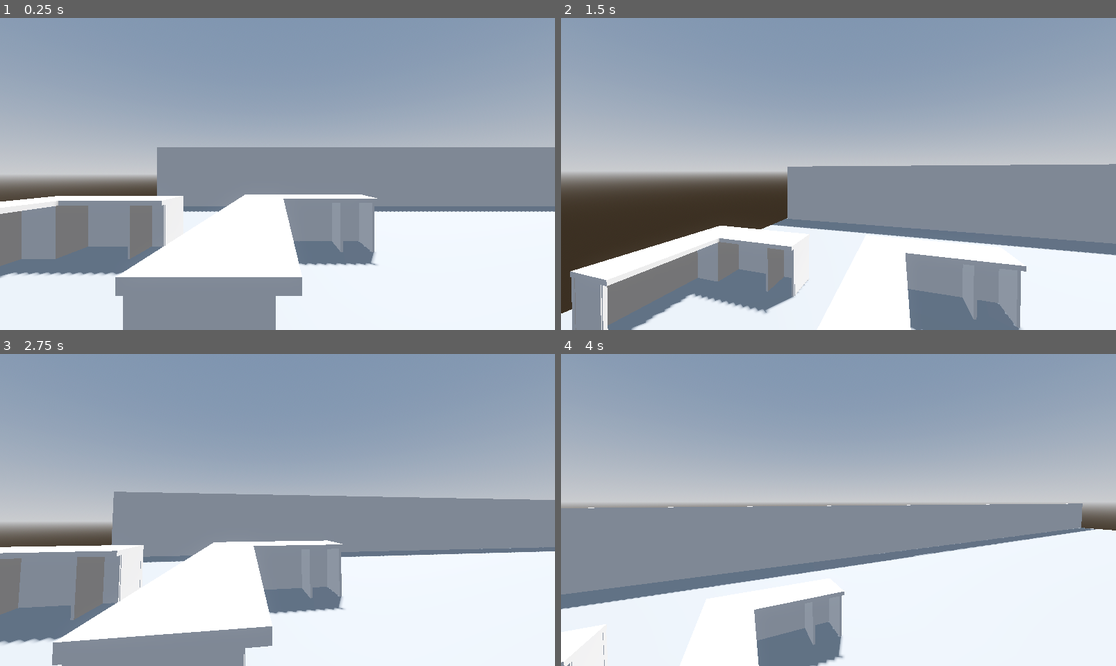
Above: before the commit, frames 1-4 (two rows, left to right).
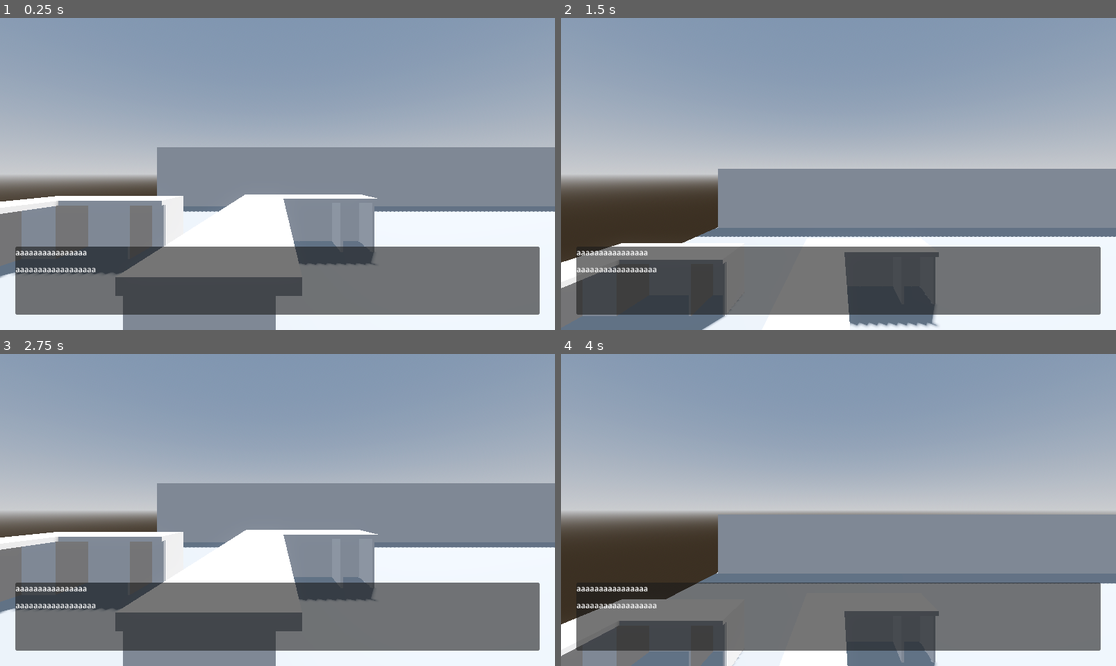
Above: after the commit, the same moments.

Repository: AndyIsFine160/GameJamEntry_Brackeys2026
Game: Godot game, scene res://Scenes/main_level.tscn
Same seed, same stepped clock (60 frames per second), same inputs: the game is played once before the commit and once after it.
Inputs (mouse positions are in pixels of both pictures, inside the frame that each line leads up to):
- Up to frame 1 (0.25 s): no input
- Up to frame 2 (1.5 s): tap Enter at 0.5 s; move the mouse to (866, 174) at 0.52 s; click (866, 174) at 0.67 s; tap Space at 1.25 s; move the mouse to (810, 174) at 1.27 s; click (810, 174) at 1.42 s
- Up to frame 3 (2.75 s): move the mouse to (288, 503) at 2.02 s; click (288, 503) at 2.17 s
- Up to frame 4 (4 s): tap Enter at 2.75 s; move the mouse to (832, 516) at 2.77 s; click (832, 516) at 2.92 s; tap Space at 3.5 s; move the mouse to (877, 513) at 3.52 s; click (877, 513) at 3.67 s

The runs differ from the first frame. In frame 1, 21% of the frame differs, in the area x 2-98%, y 73-96%; in frame 2, 28%; in frame 3, 32%; in frame 4, 40%, in the area x 0-100%, y 47-100%.
Error after the commit: Invalid call. Nonexistent function 'next' in base 'Nil'. (res://Dialogue_System/ui.gd:16)

Commit message:
Base Dialogue System

Diff:
--- /dev/null
+++ b/Dialogue_System/Dialogue_Test_Scene.tscn
@@ -0,0 +1,18 @@
+[gd_scene format=3 uid="uid://b3yihgbuj7e7p"]
+
+[ext_resource type="Script" uid="uid://dw1mkaoqijjrn" path="res://Dialogue_System/dialogue_test_scene.gd" id="1_pbw7q"]
+[ext_resource type="PackedScene" uid="uid://dmpqawvo4bc3k" path="res://Dialogue_System/UI.tscn" id="2_cs31x"]
+[ext_resource type="Resource" uid="uid://dxnwsmvbr3kbs" path="res://Dialogue_System/alinus_test_dialogue.tres" id="3_cs31x"]
+
+[node name="DialogueTestScene" type="Control" unique_id=863510485]
+layout_mode = 3
+anchors_preset = 15
+anchor_right = 1.0
+anchor_bottom = 1.0
+grow_horizontal = 2
+grow_vertical = 2
+script = ExtResource("1_pbw7q")
+dg = ExtResource("3_cs31x")
+
+[node name="Ui" parent="." unique_id=139771353 instance=ExtResource("2_cs31x")]
+layout_mode = 1
--- /dev/null
+++ b/Dialogue_System/UI.tscn
@@ -0,0 +1,44 @@
+[gd_scene format=3 uid="uid://dmpqawvo4bc3k"]
+
+[ext_resource type="Script" uid="uid://boc61fxiwpxrj" path="res://Dialogue_System/ui.gd" id="1_07dl5"]
+
+[node name="Ui" type="Control" unique_id=139771353]
+layout_mode = 3
+anchors_preset = 15
+anchor_right = 1.0
+anchor_bottom = 1.0
+grow_horizontal = 2
+grow_vertical = 2
+script = ExtResource("1_07dl5")
+
+[node name="Panel" type="Panel" parent="." unique_id=548712322]
+layout_mode = 1
+anchors_preset = -1
+anchor_top = 1.0
+anchor_right = 1.0
+anchor_bottom = 1.0
+offset_left = 32.0
+offset_top = -173.0
+offset_right = -32.0
+offset_bottom = -32.0
+grow_horizontal = 2
+grow_vertical = 0
+
+[node name="Dialogue" type="VSplitContainer" parent="Panel" unique_id=713939920]
+layout_mode = 1
+anchors_preset = 15
+anchor_right = 1.0
+anchor_bottom = 1.0
+grow_horizontal = 2
+grow_vertical = 2
+dragging_enabled = false
+
+[node name="Name" type="RichTextLabel" parent="Panel/Dialogue" unique_id=143423105]
+layout_mode = 2
+text = "aaaaaaaaaaaaaaaa"
+fit_content = true
+
+[node name="Text" type="RichTextLabel" parent="Panel/Dialogue" unique_id=1099329024]
+layout_mode = 2
+text = "aaaaaaaaaaaaaaaaaa"
+fit_content = true
--- /dev/null
+++ b/Dialogue_System/alinus_test_dialogue.tres
@@ -0,0 +1,27 @@
+[gd_resource type="Resource" script_class="Dialogue" format=3 uid="uid://dxnwsmvbr3kbs"]
+
+[ext_resource type="Script" uid="uid://b3mnv4pljudrt" path="res://Dialogue_System/dialogue.gd" id="1_awbkk"]
+[ext_resource type="Script" uid="uid://bw6pub8fdcttc" path="res://Dialogue_System/pair.gd" id="1_ceu8o"]
+
+[sub_resource type="Resource" id="Resource_bka12"]
+script = ExtResource("1_ceu8o")
+name = "Alinus"
+text = "So yeah"
+metadata/_custom_type_script = "uid://bw6pub8fdcttc"
+
+[sub_resource type="Resource" id="Resource_8em86"]
+script = ExtResource("1_ceu8o")
+name = "Alinus"
+text = "This is"
+metadata/_custom_type_script = "uid://bw6pub8fdcttc"
+
+[sub_resource type="Resource" id="Resource_xt8p1"]
+script = ExtResource("1_ceu8o")
+name = "Alinus"
+text = "The Dialogue System"
+metadata/_custom_type_script = "uid://bw6pub8fdcttc"
+
+[resource]
+script = ExtResource("1_awbkk")
+content = Array[ExtResource("1_ceu8o")]([SubResource("Resource_bka12"), SubResource("Resource_8em86"), SubResource("Resource_xt8p1")])
+metadata/_custom_type_script = "uid://b3mnv4pljudrt"
--- /dev/null
+++ b/Dialogue_System/dialogue.gd
@@ -0,0 +1,20 @@
+extends Resource
+class_name Dialogue
+# class Dialogue:
+
+var name: String
+var text: String
+@export var index: int
+signal dialogue_finished
+
+@export var content: Array[Pair]
+
+func next():
+    index += 1
+    if index >= len(content):
+        dialogue_finished.emit()
+        index = 0
+        return
+
+    name = content[index].name
+    text = content[index].text
--- /dev/null
+++ b/Dialogue_System/dialogue_test_scene.gd
@@ -0,0 +1,7 @@
+extends Control
+
+@export var dg : Dialogue
+
+func _ready():
+    var ui : UI = get_node("Ui")
+    ui.start(dg)
--- /dev/null
+++ b/Dialogue_System/pair.gd
@@ -0,0 +1,4 @@
+extends Resource
+class_name Pair
+@export var name: String
+@export var text: String
--- /dev/null
+++ b/Dialogue_System/ui.gd
@@ -0,0 +1,32 @@
+extends Control
+class_name UI
+@export var dialogue : Dialogue
+
+func say(dg : Dialogue) -> void:
+    get_node("Panel/Dialogue/Name").text = dg.name;
+    get_node("Panel/Dialogue/Text").text = dg.text;
+    print(dg.name)
+    print(dg.text)
+
+
+func _input(event) -> void:
+    if visible:
+        if event is InputEventMouseButton:
+            if event.button_index == MOUSE_BUTTON_LEFT and event.pressed:
+                dialogue.next()
+                say(dialogue)
+
+func on_dialogue_finished():
+    hide()
+    pass
+
+func set_dialogue(dg : Dialogue) -> void:
+    dg.dialogue_finished.connect(on_dialogue_finished)
+    dialogue = dg
+    dg.index = -1
+
+## Call this to start a dialogue.
+## Accepts the custom dialogue resource
+func start(dg : Dialogue):
+    set_dialogue(dg)
+    show()
--- a/Scenes/main_level.tscn
+++ b/Scenes/main_level.tscn
@@ -5,6 +5,7 @@
 [ext_resource type="ArrayMesh" uid="uid://yreeu62guv0g" path="res://Imported Assets/addons/VNB Low Poly Office Set V1.1.0/OBJ/Separated/Office_Desk_4.obj" id="3_a2ia3"]
 [ext_resource type="ArrayMesh" uid="uid://d26a7sryuywwd" path="res://Imported Assets/addons/VNB Low Poly Office Set V1.1.0/OBJ/Separated/Office_Desk_4_Two_Alt.obj" id="4_236hc"]
 [ext_resource type="ArrayMesh" uid="uid://1du0ltl7l678" path="res://Imported Assets/addons/VNB Low Poly Office Set V1.1.0/OBJ/Separated/Wall_Medium_Door.obj" id="5_lwkuy"]
+[ext_resource type="PackedScene" uid="uid://dmpqawvo4bc3k" path="res://Dialogue_System/UI.tscn" id="6_236hc"]
 
 [sub_resource type="ProceduralSkyMaterial" id="ProceduralSkyMaterial_q2fht"]
 sky_horizon_color = Color(0.66224277, 0.6717428, 0.6867428, 1)
@@ -76,3 +77,5 @@
 [node name="CollisionShape3D" type="CollisionShape3D" parent="Objects/WallMediumDoor/StaticBody3D" unique_id=1337324196]
 transform = Transform3D(1, 0, 0, 0, 1, 0, 0, 0, 1, 1.2479846, 0, 0)
 shape = SubResource("BoxShape3D_tqiex")
+
+[node name="Ui" parent="." unique_id=139771353 instance=ExtResource("6_236hc")]
Not shown, added: Dialogue_System/dialogue.gd.uid
Not shown, added: Dialogue_System/dialogue_test_scene.gd.uid
Not shown, added: Dialogue_System/pair.gd.uid
Not shown, added: Dialogue_System/ui.gd.uid
Not shown, changed: Imported Assets/addons/VNB Low Poly Office Set V1.1.0/Textures/DocBoard.png.import
Not shown, changed: Imported Assets/addons/VNB Low Poly Office Set V1.1.0/Textures/Paintings.png.import
Not shown, changed: Imported Assets/addons/VNB Low Poly Office Set V1.1.0/Textures/Rug_1.png.import
Not shown, changed: Imported Assets/addons/VNB Low Poly Office Set V1.1.0/Textures/palette1.png.import
Not shown, changed: Imported Assets/addons/VNB Low Poly Office Set V1.1.0/Textures/screens.png.import
